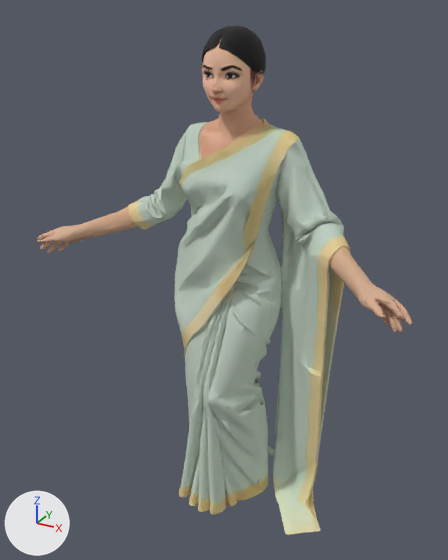
Before and after pictures for a commit that changed the glTF model assets/people/lite/saree-woman-lite.glb.
The view is the same before and after, from a camera (50 mm lens) standing at (1.042, -1.881, 1.962) and looking at (-0.005, 0.023, 1.01). Arrows for +X, +Y and +Z are at lower left; the lights stay in place. The picture after the commit comes second. Vertices at exactly the same position are counted once.

In view in the first picture: 'FaceMesh.001'.
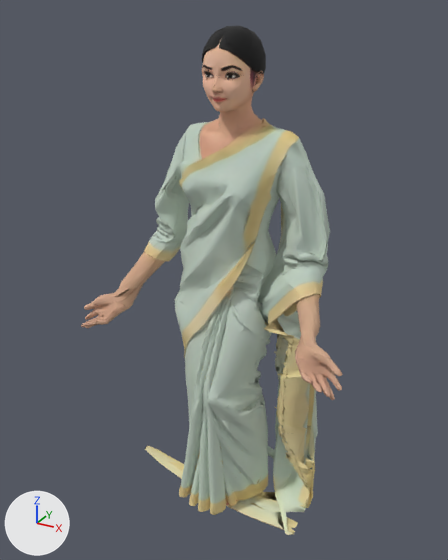
What changed in the scene script:
```text
Change me_model_068:
    used by ob_facemesh_001; location = (0.0, 0.0, 0.0)
    remove me_model_068.from_pydata(...)  # 27469 vertices, 30000 faces; spans x -0.75..0.74, y -0.23..0.22, z 0.0..1.91
    add me_model_068.from_pydata(...)  # 27469 vertices, 30000 faces; spans x -0.55..0.54, y -0.24..0.22, z -0.01..1.91
    me_model_068 part 1: the loose piece of 116 vertices spanning x 0.66..0.7, y -0.18..-0.11, z 1.06..1.12 is multiplied about its middle by the matrix ((0.365, -0.926, 0.098), (-0.058, 0.083, 0.995), (-0.929, -0.368, -0.023)), then moved by (-0.22, -0.06, -0.27)
    me_model_068 part 2: the loose piece of 89 vertices spanning x 0.65..0.69, y -0.18..-0.11, z 1.06..1.12 is multiplied about its middle by the matrix ((0.365, -0.926, 0.098), (-0.058, 0.083, 0.995), (-0.929, -0.368, -0.023)), then moved by (-0.21, -0.06, -0.26)
    me_model_068 part 3: the loose piece of 78 vertices spanning x 0.68..0.74, y -0.19..-0.14, z 1.1..1.14 is multiplied about its middle by the matrix ((0.365, -0.926, 0.098), (-0.058, 0.083, 0.995), (-0.929, -0.368, -0.023)), then moved by (-0.21, -0.01, -0.32)
    me_model_068 part 4: the loose piece of 34 vertices spanning x 0.42..0.45, y -0.05..-0.02, z 1.16..1.23 is scaled about its middle by (2.6, 1, 0.591), then moved by (-0.09, 0.0, -0.17)
    me_model_068 part 5: 5533 of 27469 vertices moved; they spanned x 0.17..0.74, y -0.23..0.22, z 0.01..1.37 and now span x -0.4..0.54, y -0.23..0.22, z -0.01..1.37; mean shift (-0.12, 0.0, -0.11); largest move (0.46, -0.02, 0.01) -> (-0.4, -0.02, 0.1)
    me_model_068 part 6: 2919 of 27469 vertices moved; they spanned x -0.75..-0.17, y -0.23..0.17, z 0.92..1.37 and now span x -0.55..-0.1, y -0.24..0.17, z 0.77..1.36; mean shift (0.13, -0.01, -0.21); largest move (-0.72, -0.16, 1.13) -> (-0.5, -0.16, 0.78)
    other edits to the shape of me_model_068 do not show in these pictures
```

Pixel boxes (x1, y1, x2, y2) of what changed, in the pictures (448 x 560 px; the box of a moved part takes in the faces that stretch with it):
'FaceMesh.001', reshaped (30% narrower)
    before: (35, 26, 412, 535)
    after: (81, 26, 343, 535)
part 1 of me_model_068, moved or reshaped (not visible afterwards)
    before: (389, 309, 397, 332)
part 2 of me_model_068, moved or reshaped
    before: (386, 308, 394, 332)
    after: (308, 374, 322, 392)
part 3 of me_model_068, moved or reshaped
    before: (402, 313, 412, 325)
    after: (324, 377, 335, 400)
part 4 of me_model_068, moved or reshaped
    before: (327, 250, 337, 270)
    after: (293, 295, 311, 304)
part 5 of me_model_068, moved or reshaped
    before: (250, 175, 412, 535)
    after: (145, 175, 343, 535)
part 6 of me_model_068, moved or reshaped
    before: (35, 166, 197, 307)
    after: (81, 166, 197, 328)
